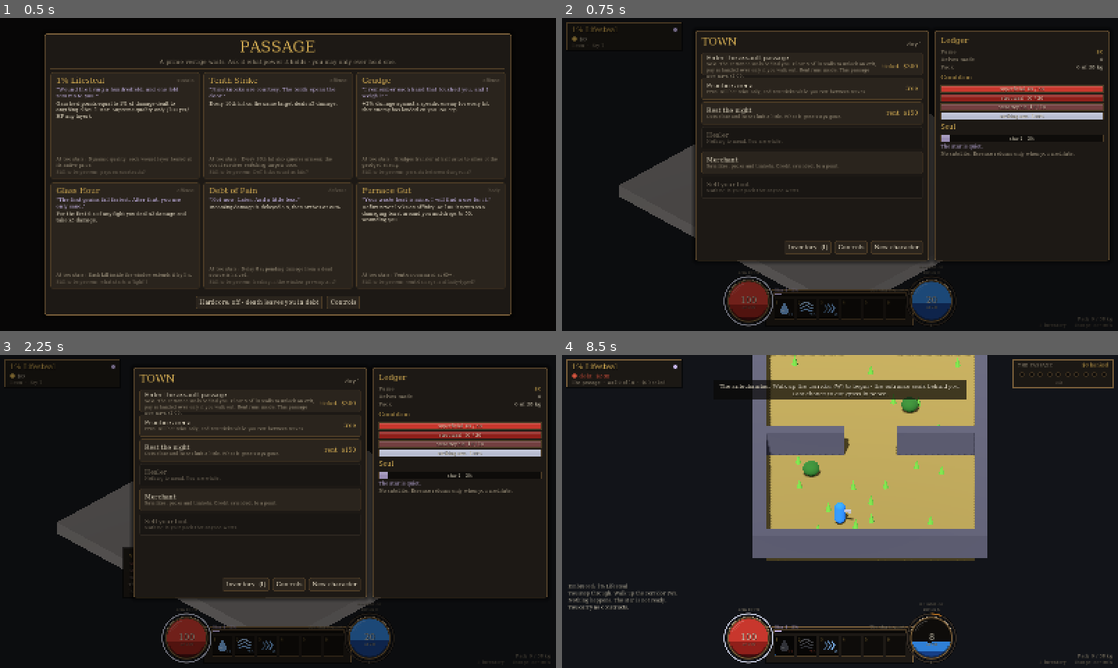
Above: before the commit, frames 1-4 (two rows, left to right).
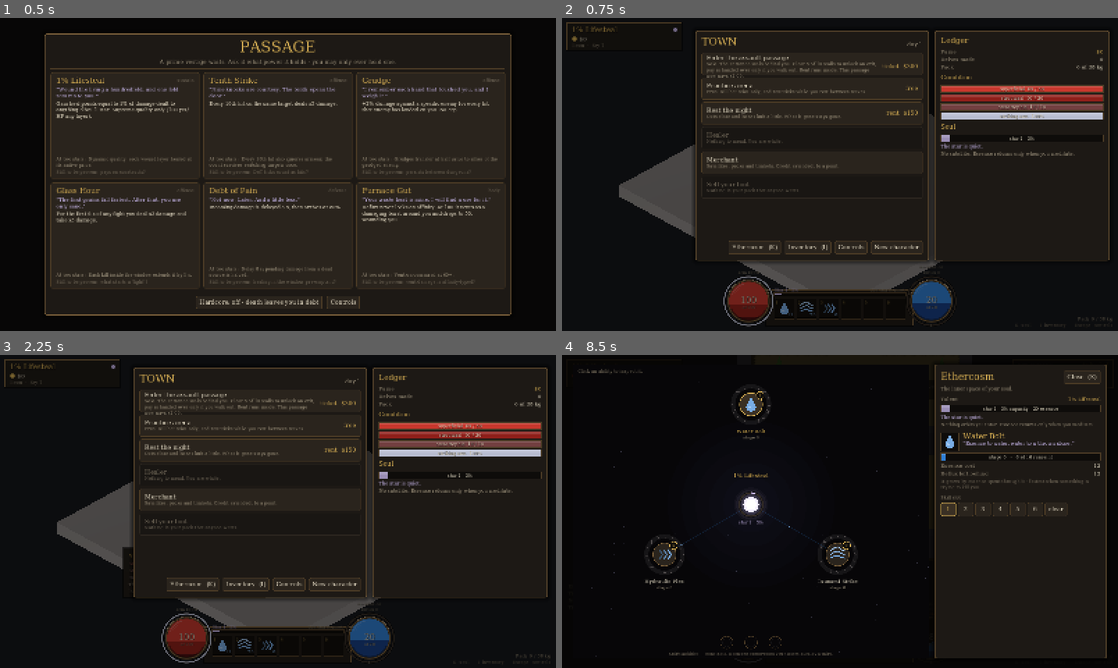
Above: after the commit, the same moments.

Repository: qmsyntax/Ether-Syntax
Game: Godot game, scene res://scenes/main.tscn
Two runs of this game, one before a commit and one after it. Both use one fixed random seed, a clock stepped at 60 frames per second and the inputs below.
Inputs (mouse positions are in pixels of both pictures, inside the frame that each line leads up to):
- Up to frame 1 (0.5 s): no input
- Up to frame 2 (0.75 s): click (684, 124) at 0.52 s
- Up to frame 3 (2.25 s): click "New character" at 1.25 s; click "Continue - 1% Lifesteal, day 1" at 2 s
- Up to frame 4 (8.5 s): click "New character" at 2.75 s; click "Continue - 1% Lifesteal, day 1" at 3.5 s; click (812, 401) at 4.27 s; tap Enter at 5 s; move the mouse to (962, 495) at 5.02 s; hold D (move_right) 5.03-5.75 s; hold T (ascend) 5.03-5.75 s; tap 1 (ability_1) at 5.1 s; click (962, 495) at 5.17 s; drag from (728, 527) to (812, 574) at 5.77 s; move the mouse to (895, 442) at 6.52 s; hold D (move_right) 6.53-7.25 s; hold B (bind) 6.53-7.25 s; click (895, 442) at 6.67 s; tap M (meditate) at 6.8 s; drag from (812, 574) to (673, 464) at 7.27 s; move the mouse to (1006, 558) at 8.02 s; press the mouse at (1006, 558) at 8.03 s; hold A (move_left) from 8.03 s (still down); tap K (ethercosm, bound only after the commit) at 8.3 s

Frame 1 is identical in both runs. In frame 2, 0.1% of the frame differs, in the area x 30-40%, y 71-76%; in frame 3, 0.1%; in frame 4, 33%, in the area x 0-100%, y 0-100%.

Commit message:
feat(ui): ethercosm screen with rune rings and skill-slot assignment (sprint 05a)
Systems index #43 and #44; production/sprints/sprint-05.md.

- The ethercosm: stars at the centre sized by capacity, the satellite in orbit, abilities around them each inside a ring of runes that light as it grows. Completed stages close into gold rings with the bound construct set in as a gem; a full ring waiting for a construct pulses. Three empty spirit-ability sockets.
- Clicking an ability shows its details, bind buttons for matching constructs, and skill-slot buttons.
- Player.assign_slot / unassign_ability: an ability lives on one slot, moving onto an occupied slot swaps; the arrangement is saved.
- Key K (rebindable), a town button, Esc closes, pauses in the field.
- Glyph shapes and layout are original; the books' rune names are not used.

Verified: self-test 109/109, smoke, three bots, screenshots inspected.
NOT verified: clicking with a real mouse.

Co-Authored-By: Claude Opus 5.5 <noreply@anthropic.com>

Diff:
--- a/game/scripts/hud.gd
+++ b/game/scripts/hud.gd
@@ -153,7 +153,7 @@
 	var inv: Inventory = player.get("inventory")
 	_right_text(Vector2(vs.x - 16.0, vs.y - 30.0), "Pack  %d / %d kg" % [int(inv.weight()), int(inv.capacity())],
 		13, UiTheme.BAD if inv.weight() > inv.capacity() * 0.9 else UiTheme.TEXT_DIM)
-	_right_text(Vector2(vs.x - 16.0, vs.y - 12.0), "%s  inventory      %s  controls" % [Keybinds.binding_text("inventory"), Keybinds.binding_text("settings")], 13, UiTheme.TEXT_FAINT)
+	_right_text(Vector2(vs.x - 16.0, vs.y - 12.0), "%s  soul      %s  inventory      %s  controls" % [Keybinds.binding_text("ethercosm"), Keybinds.binding_text("inventory"), Keybinds.binding_text("settings")], 13, UiTheme.TEXT_FAINT)
 
 
 func _draw_slot(r: Rect2, i: int, idx: int, abilities: Array, essence: float, locked: bool) -> void:
--- a/game/scripts/keybinds.gd
+++ b/game/scripts/keybinds.gd
@@ -23,6 +23,7 @@
 	["ascend", "Ascend", "key", KEY_T],
 	["bind", "Bind a construct", "key", KEY_B],
 	["inventory", "Inventory", "key", KEY_I],
+	["ethercosm", "Ethercosm (soul)", "key", KEY_K],
 	["interact", "Use exit / leave", "key", KEY_F],
 	["healer", "Healer", "key", KEY_H],
 	["rest", "Rest", "key", KEY_E],
--- a/game/scripts/main.gd
+++ b/game/scripts/main.gd
@@ -12,6 +12,7 @@
 const ShopScreen := preload("res://scripts/ui/shop_screen.gd")
 const InventoryScreen := preload("res://scripts/ui/inventory_screen.gd")
 const MessageScreen := preload("res://scripts/ui/message_screen.gd")
+const EthercosmScreen := preload("res://scripts/ui/ethercosm_screen.gd")
 
 const CAMERA_OFFSET := Vector3(12.0, 12.0, 12.0)
 const TALENT_CHOICES: Array[String] = [
@@ -181,7 +182,7 @@
 	if event.is_echo():
 		return
 	if event.is_action_pressed("settings"):
-		if screen is ShopScreen or screen is InventoryScreen:
+		if screen is ShopScreen or screen is InventoryScreen or screen is EthercosmScreen:
 			close_screen()
 		else:
 			_open_settings()
@@ -191,6 +192,9 @@
 		return
 	if event.is_action_pressed("inventory"):
 		open_inventory()
+		return
+	if event.is_action_pressed("ethercosm"):
+		open_ethercosm()
 		return
 
 	match state:
@@ -328,6 +332,14 @@
 		_show_screen(InventoryScreen.new(self), state != "town")
 
 
+## Toggle the ethercosm - the view of your soul. Out in the field it pauses the game.
+func open_ethercosm() -> void:
+	if screen is EthercosmScreen:
+		close_screen()
+	elif state != "select" and state != "dead":
+		_show_screen(EthercosmScreen.new(self), state != "town")
+
+
 func start_new_character(index: int) -> void:
 	_select_talent(index)
 	_enter_town()
@@ -879,6 +891,22 @@
 		"inventory":
 			_enter_town()
 			open_inventory()
+		"ethercosm", "ethercosm-2":
+			if which == "ethercosm-2":
+				# a later character: two stars, a bound vestige, a rearranged bar
+				player.call("grow_star", 99.0)
+				player.set("_latent_aura", 1000.0)
+				player.call("try_ascend")
+				player.call("grow_star", 33.0)
+				player.call("bind_construct", 0, 0, 0.0)
+				abilities[0]["progress"] = 45.0
+				abilities[1]["progress"] = 100.0
+				inv.add("paired_mote")
+				inv.equip("paired_mote")
+				player.call("refresh_gear")
+				player.call("assign_slot", 3, 2)
+			_enter_town()
+			open_ethercosm()
 		"hud", "hud-low":
 			_show_screen(null, false)
 			_enter_dungeon()
--- a/game/scripts/player.gd
+++ b/game/scripts/player.gd
@@ -618,6 +618,25 @@
 	_check_death()
 
 
+## Put an ability on a skill slot. An ability lives on one slot at a time; whatever was in the
+## target slot swaps to the slot the ability came from (or leaves the bar if it had none).
+func assign_slot(slot: int, ability_index: int) -> void:
+	if slot < 0 or slot >= hotbar.size() or ability_index < 0 or ability_index >= abilities.size():
+		return
+	var from: int = hotbar.find(ability_index)
+	var displaced: int = hotbar[slot]
+	hotbar[slot] = ability_index
+	if from >= 0 and from != slot:
+		hotbar[from] = displaced
+
+
+## Take an ability off the skill bar.
+func unassign_ability(ability_index: int) -> void:
+	var at: int = hotbar.find(ability_index)
+	if at >= 0:
+		hotbar[at] = -1
+
+
 ## Damage multiplier an ability gets from its stage.
 func ability_damage_mult(stage: int) -> float:
 	return 1.0 + GameData.num("abilities", "stage_damage_bonus") * float(stage)
--- /dev/null
+++ b/game/scripts/ui/ethercosm_screen.gd
@@ -0,0 +1,328 @@
+extends UiScreen
+## The ethercosm: the inner space of the soul (design/01 LAW 2, LAW 4c).
+##   centre      - your stars. Each is an essence tank; its size and ring show its capacity.
+##   in orbit    - your satellite, if you wear one.
+##   around them - your abilities. Each sits inside a ring of runes: the runechain that defines
+##                 it. Runes light as the ability grows; a completed stage closes into a solid
+##                 ring with the bound construct set into it as a gem; a full ring waiting for a
+##                 construct pulses.
+##   below       - the three sockets for spirit abilities (not obtainable yet).
+## Click an ability to see it, bind a construct into it, or assign it to a skill slot.
+##
+## The rune glyphs are original marks generated per ability - they are not the books' alphabet.
+
+const RUNES_PER_STAGE := 16
+
+var selected := 0
+var _cosmos: Cosmos
+var _detail: VBoxContainer
+
+
+func backdrop() -> float:
+	return 0.9
+
+
+func close_actions() -> Array[String]:
+	return ["ethercosm", "settings"]
+
+
+func build(root: Control) -> void:
+	var abilities: Array = player.get("abilities")
+	selected = clampi(selected, 0, maxi(0, abilities.size() - 1))
+
+	_cosmos = Cosmos.new(self)
+	_cosmos.anchor_left = 0.02
+	_cosmos.anchor_top = 0.03
+	_cosmos.anchor_right = 0.66
+	_cosmos.anchor_bottom = 0.97
+	_cosmos.offset_left = 0
+	_cosmos.offset_top = 0
+	_cosmos.offset_right = 0
+	_cosmos.offset_bottom = 0
+	root.add_child(_cosmos)
+
+	_detail = framed(root, 0.67, 0.03, 0.98, 0.97)
+	_detail.add_theme_constant_override("separation", 7)
+	_build_detail()
+
+
+func select(index: int) -> void:
+	selected = index
+	for c: Node in _detail.get_children():
+		c.queue_free()
+	_build_detail()
+
+
+# --- right-hand panel --------------------------------------------------------------------
+
+func _build_detail() -> void:
+	var box: VBoxContainer = _detail
+	var head := HBoxContainer.new()
+	box.add_child(head)
+	var title := UiTheme.heading("Ethercosm", 28)
+	title.size_flags_horizontal = Control.SIZE_EXPAND_FILL
+	head.add_child(title)
+	head.add_child(UiWidgets.small_button("Close  (%s)" % Keybinds.binding_text("ethercosm"), func() -> void: game.call("close_screen")))
+	box.add_child(UiTheme.body("The inner space of your soul.", 14, UiTheme.TEXT_DIM))
+	box.add_child(UiTheme.rule())
+
+	# the soul at a glance
+	var t: Dictionary = player.get("talent")
+	box.add_child(UiWidgets.stat_row("Talent", str(t.get("name", "?")), UiTheme.GOLD))
+	var pcts: Array = player.get("star_pct")
+	for i: int in pcts.size():
+		box.add_child(UiWidgets.Bar.new(float(pcts[i]) / 99.0, UiTheme.STAR.darkened(0.25),
+			"star %d   %d%% capacity   %d essence" % [i + 1, int(float(pcts[i])), int(GameData.num("stars", "full_tank") * float(pcts[i]) / 100.0)], 22.0))
+	box.add_child(UiTheme.body(str(player.call("aura_read")), 14, UiTheme.STAR))
+	var rate: float = float(player.get("satellite_rate"))
+	box.add_child(UiTheme.body(("A satellite orbits your star: +%d essence a second." % int(rate)) if rate > 0.0
+		else "Nothing orbits your star. Essence returns only when you meditate.", 13, UiTheme.TEXT_DIM))
+	box.add_child(UiTheme.rule())
+
+	var abilities: Array = player.get("abilities")
+	if abilities.is_empty():
+		box.add_child(UiTheme.body("You know no abilities.", 15, UiTheme.TEXT_FAINT))
+		return
+	var st: Dictionary = abilities[selected]
+	var ab: Dictionary = player.call("ability_stats", st)
+	var name_row := HBoxContainer.new()
+	name_row.add_theme_constant_override("separation", 12)
+	box.add_child(name_row)
+	name_row.add_child(UiWidgets.Icon.new(str(ab.get("icon", "drop")), UiTheme.ESSENCE.lightened(0.35), 52.0))
+	var name_col := VBoxContainer.new()
+	name_col.size_flags_horizontal = Control.SIZE_EXPAND_FILL
+	name_col.add_theme_constant_override("separation", 1)
+	name_row.add_child(name_col)
+	name_col.add_child(UiTheme.heading(str(ab.get("name", "?")), 22))
+	name_col.add_child(UiTheme.body("\"%s\"" % str(ab.get("verse", "")), 14, UiTheme.STAR))
+
+	var need: String = str(player.call("pending_tier", st))
+	box.add_child(UiWidgets.Bar.new(float(st["progress"]) / 100.0, UiTheme.GOLD if need != "" else UiTheme.ESSENCE,
+		("stage %d   -   runechain complete, needs a %s" % [int(st["stage"]), need]) if need != ""
+		else "stage %d   -   %d of %d runes lit" % [int(st["stage"]), int(float(st["progress"]) / 100.0 * RUNES_PER_STAGE), RUNES_PER_STAGE], 22.0))
+	box.add_child(UiWidgets.stat_row("Essence cost", "%d" % int(round(float(ab.get("cost", 0.0))))))
+	box.add_child(UiWidgets.stat_row("Reflux left behind", "%d" % int(round(float(ab.get("cost", 0.0)) * float(ab.get("reflux_per_cost", 1.0))))))
+	box.add_child(UiTheme.body("It grows by essence spent through it - fastest when something is trying to kill you.", 13, UiTheme.TEXT_FAINT))
+
+	var bound: Array = st.get("bound", [])
+	for up: Dictionary in bound:
+		var c: Dictionary = GameData.concept(str(up["concept"]))
+		box.add_child(UiTheme.body("Bound at stage %d:  %s of %s" % [int(up["stage"]), str(up["tier"]), str(c.get("label", up["concept"]))], 14, UiTheme.STAR))
+
+	# binding
+	var held: Array = player.get("constructs")
+	if need != "":
+		var any := false
+		for ci: int in held.size():
+			if str(held[ci]["tier"]) == need:
+				any = true
+				var label: String = str(GameData.concept(str(held[ci]["concept"])).get("label", held[ci]["concept"]))
+				box.add_child(UiWidgets.small_button("Bind the %s of %s   (irreversible, may fail)" % [need, label], func() -> void:
+					player.call("bind_construct", selected, ci)
+					rebuild()))
+		if not any:
+			box.add_child(UiTheme.body("You carry no %s to bind." % need, 13, UiTheme.BAD))
+
+	# hotbar assignment
+	box.add_child(UiTheme.rule())
+	box.add_child(UiTheme.body("Skill slot", 13, UiTheme.TEXT_DIM))
+	var hotbar: Array = player.get("hotbar")
+	var slots := HBoxContainer.new()
+	slots.add_theme_constant_override("separation", 6)
+	box.add_child(slots)
+	for i: int in hotbar.size():
+		var here: bool = int(hotbar[i]) == selected
+		var b: Button = UiWidgets.small_button(Keybinds.binding_text("ability_%d" % (i + 1)), func() -> void:
+			player.call("assign_slot", i, selected)
+			game.call("save_now")
+			rebuild())
+		b.custom_minimum_size = Vector2(44, 40)
+		if here:
+			b.add_theme_stylebox_override("normal", UiTheme.box(Color("3a3024"), UiTheme.GOLD, 2, 4, 10))
+			b.add_theme_color_override("font_color", UiTheme.GOLD)
+		slots.add_child(b)
+	slots.add_child(UiWidgets.small_button("clear", func() -> void:
+		player.call("unassign_ability", selected)
+		game.call("save_now")
+		rebuild()))
+
+	var spacer := Control.new()
+	spacer.size_flags_vertical = Control.SIZE_EXPAND_FILL
+	box.add_child(spacer)
+	if not held.is_empty():
+		var names: Array[String] = []
+		for c2: Dictionary in held:
+			names.append("%s of %s" % [str(c2["tier"]), str(GameData.concept(str(c2["concept"])).get("label", c2["concept"]))])
+		box.add_child(UiTheme.body("Constructs carried:  " + ", ".join(names), 13, UiTheme.GOLD))
+
+
+# --- the drawn soul --------------------------------------------------------------------------
+
+class Cosmos extends Control:
+	var screen: Control
+	var _time := 0.0
+	var _nodes: Array = []          # [{pos, r, index}] for click testing
+	var _hover := -1
+
+	func _init(owner_screen: Control) -> void:
+		screen = owner_screen
+		mouse_filter = Control.MOUSE_FILTER_STOP
+		process_mode = Node.PROCESS_MODE_ALWAYS
+
+	func _process(delta: float) -> void:
+		_time += delta
+		var m: Vector2 = get_local_mouse_position()
+		_hover = -1
+		for n: Dictionary in _nodes:
+			if m.distance_to(n["pos"]) <= float(n["r"]):
+				_hover = int(n["index"])
+		queue_redraw()
+
+	func _gui_input(event: InputEvent) -> void:
+		var mb := event as InputEventMouseButton
+		if mb != null and mb.pressed and mb.button_index == MOUSE_BUTTON_LEFT and _hover >= 0:
+			screen.call("select", _hover)
+			accept_event()
+
+	func _draw() -> void:
+		var player: Node = screen.get("player")
+		var c: Vector2 = size * 0.5 + Vector2(0, -20.0)
+		_draw_void(c)
+
+		var abilities: Array = player.get("abilities")
+		var orbit: float = minf(size.x, size.y) * 0.34
+		_nodes.clear()
+		# channels first, so nodes sit on top of them
+		for i: int in abilities.size():
+			var a: float = -PI / 2.0 + TAU * float(i) / float(maxi(1, abilities.size()))
+			var p: Vector2 = c + Vector2(cos(a), sin(a)) * orbit
+			draw_line(c, p, Color(UiTheme.ESSENCE, 0.18), 2.0, true)
+			var t: float = fmod(_time * 0.35 + float(i) * 0.37, 1.0)
+			draw_circle(c.lerp(p, t), 2.5, Color(UiTheme.ESSENCE.lightened(0.4), 0.7 * sin(t * PI)))
+
+		_draw_stars(player, c)
+		_draw_satellite(player, c)
+
+		for i: int in abilities.size():
+			var a2: float = -PI / 2.0 + TAU * float(i) / float(maxi(1, abilities.size()))
+			var p2: Vector2 = c + Vector2(cos(a2), sin(a2)) * orbit
+			_draw_ability(player, abilities[i], i, p2)
+			_nodes.append({"pos": p2, "r": 66.0, "index": i})
+
+		_draw_spirit_sockets(Vector2(c.x, size.y - 46.0))
+		UiDraw.text(self, Vector2(14.0, 24.0), "Click an ability to inspect it.", 13, UiTheme.TEXT_FAINT)
+
+	func _draw_void(c: Vector2) -> void:
+		draw_rect(Rect2(Vector2.ZERO, size), Color("070608"))
+		draw_rect(Rect2(Vector2.ZERO, size), UiTheme.BRONZE_DIM, false, 1.0)
+		# faint dust, fixed per position so it does not swim
+		var rng := RandomNumberGenerator.new()
+		rng.seed = 9173
+		for i: int in 110:
+			var p := Vector2(rng.randf() * size.x, rng.randf() * size.y)
+			var tw: float = 0.25 + 0.2 * sin(_time * (0.5 + rng.randf()) + rng.randf() * TAU)
+			draw_circle(p, 0.6 + rng.randf() * 1.1, Color(0.8, 0.8, 1.0, tw * 0.5))
+		for k: int in 5:
+			draw_circle(c, 240.0 - k * 40.0, Color(0.25, 0.28, 0.5, 0.025))
+
+	func _draw_stars(player: Node, c: Vector2) -> void:
+		var pcts: Array = player.get("star_pct")
+		var n: int = pcts.size()
+		for i: int in n:
+			var off := Vector2((float(i) - float(n - 1) * 0.5) * 124.0, 0.0)
+			var p: Vector2 = c + off
+			var frac: float = float(pcts[i]) / 99.0
+			var r: float = 16.0 + 26.0 * sqrt(frac)          # a baby star is visibly small
+			var pulse: float = 1.0 + 0.04 * sin(_time * 2.0 + float(i))
+			for g: int in 5:
+				draw_circle(p, r * pulse * (2.2 - g * 0.25), Color(UiTheme.STAR, 0.035 + g * 0.012))
+			draw_circle(p, r * pulse, Color("f4efff"))
+			draw_circle(p, r * pulse * 0.72, Color(1, 1, 1))
+			UiDraw.ring(self, p, r + 12.0, frac, UiTheme.STAR)
+			UiDraw.text(self, Vector2(p.x - 60.0, p.y + r + 34.0), "star %d   %d%%" % [i + 1, int(float(pcts[i]))], 13, UiTheme.STAR, HORIZONTAL_ALIGNMENT_CENTER, 120.0)
+		var t: Dictionary = player.get("talent")
+		UiDraw.text(self, Vector2(c.x - 200.0, c.y - 78.0), str(t.get("name", "")), 16, UiTheme.GOLD, HORIZONTAL_ALIGNMENT_CENTER, 400.0)
+
+	func _draw_satellite(player: Node, c: Vector2) -> void:
+		var rate: float = float(player.get("satellite_rate"))
+		if rate <= 0.0:
+			return
+		var rx := 118.0 + 62.0 * float((player.get("star_pct") as Array).size() - 1)
+		var ry := 46.0
+		var prev := c + Vector2(rx, 0.0)
+		for i: int in range(1, 49):
+			var a: float = TAU * float(i) / 48.0
+			var p := c + Vector2(cos(a) * rx, sin(a) * ry)
+			draw_line(prev, p, Color(UiTheme.GOLD, 0.22), 1.0, true)
+			prev = p
+		var a2: float = _time * 0.9
+		var s := c + Vector2(cos(a2) * rx, sin(a2) * ry)
+		draw_circle(s, 9.0, Color(UiTheme.GOLD, 0.25))
+		draw_circle(s, 5.0, UiTheme.GOLD.lightened(0.3))
+		UiDraw.text(self, s + Vector2(10.0, -8.0), "+%d/s" % int(rate), 12, UiTheme.GOLD)
+
+	func _draw_ability(player: Node, st: Dictionary, index: int, p: Vector2) -> void:
+		var ab: Dictionary = player.call("ability_stats", st)
+		var is_selected: bool = index == int(screen.get("selected"))
+		var need: String = str(player.call("pending_tier", st))
+		var stage: int = int(st["stage"])
+		var lit: int = int(float(st["progress"]) / 100.0 * RUNES_PER_STAGE)
+		var ring_r := 52.0
+
+		# completed stages: solid rings, each with its bound construct set in as a gem
+		var bound: Array = st.get("bound", [])
+		for s: int in stage:
+			var rr: float = ring_r + 12.0 + s * 9.0
+			draw_arc(p, rr, 0, TAU, 64, UiTheme.GOLD.darkened(0.25), 2.0, true)
+			if s < bound.size():
+				var ga: float = -PI / 2.0 + s * 0.5
+				UiDraw.icon(self, "gem", p + Vector2(cos(ga), sin(ga)) * rr, 13.0, UiTheme.STAR if str(bound[s]["tier"]) != "vestige" else UiTheme.GOLD)
+
+		# the current runechain
+		draw_arc(p, ring_r, 0, TAU, 64, Color(1, 1, 1, 0.06), 12.0, true)
+		var rng := RandomNumberGenerator.new()
+		for i: int in RUNES_PER_STAGE:
+			var a: float = -PI / 2.0 + TAU * float(i) / float(RUNES_PER_STAGE)
+			var on: bool = i < lit
+			var col: Color = (UiTheme.GOLD if need != "" else UiTheme.ESSENCE.lightened(0.45)) if on else Color(0.32, 0.3, 0.3)
+			if need != "":
+				col = col.lerp(Color(1, 1, 1), 0.25 + 0.25 * sin(_time * 4.0 + float(i) * 0.4))
+			rng.seed = hash(str(st["id"])) + stage * 977 + i * 31
+			_draw_rune(p + Vector2(cos(a), sin(a)) * ring_r, a + PI / 2.0, rng, col, on)
+
+		# the ability itself
+		draw_circle(p, 36.0, Color(0, 0, 0, 0.7))
+		draw_circle(p, 33.0, UiTheme.PANEL_HI if not is_selected else Color("3a3024"))
+		draw_arc(p, 33.0, 0, TAU, 48, UiTheme.GOLD if (is_selected or _hover == index) else UiTheme.BRONZE, 2.0 if is_selected else 1.5, true)
+		UiDraw.icon(self, str(ab.get("icon", "drop")), p, 34.0, UiTheme.ESSENCE.lightened(0.35))
+		UiDraw.text(self, Vector2(p.x - 110.0, p.y + ring_r + 30.0 + stage * 9.0), str(ab.get("name", "?")), 15, UiTheme.TEXT if not is_selected else UiTheme.GOLD, HORIZONTAL_ALIGNMENT_CENTER, 220.0)
+		var sub: String = ("needs a %s" % need) if need != "" else "stage %d" % stage
+		UiDraw.text(self, Vector2(p.x - 110.0, p.y + ring_r + 47.0 + stage * 9.0), sub, 12, UiTheme.GOLD if need != "" else UiTheme.TEXT_DIM, HORIZONTAL_ALIGNMENT_CENTER, 220.0)
+		# which skill slot it sits in
+		var hotbar: Array = player.get("hotbar")
+		var slot: int = hotbar.find(index)
+		if slot >= 0:
+			var kp := p + Vector2(26.0, -26.0)
+			draw_circle(kp, 11.0, UiTheme.INSET)
+			draw_arc(kp, 11.0, 0, TAU, 20, UiTheme.GOLD, 1.5, true)
+			UiDraw.text(self, Vector2(kp.x - 11.0, kp.y + 5.0), Keybinds.binding_text("ability_%d" % (slot + 1)), 13, UiTheme.GOLD, HORIZONTAL_ALIGNMENT_CENTER, 22.0)
+
+	## One original glyph: a few strokes between points of a 3x3 grid, rotated to face outward.
+	func _draw_rune(at: Vector2, angle: float, rng: RandomNumberGenerator, col: Color, lit: bool) -> void:
+		draw_set_transform(at, angle, Vector2.ONE)
+		var cell := 3.6
+		var last := Vector2i(rng.randi_range(0, 2), rng.randi_range(0, 2))
+		for k: int in rng.randi_range(2, 4):
+			var nxt := Vector2i(rng.randi_range(0, 2), rng.randi_range(0, 2))
+			if nxt == last:
+				nxt = Vector2i((last.x + 1) % 3, (last.y + 2) % 3)
+			draw_line(Vector2(last.x - 1, last.y - 1) * cell, Vector2(nxt.x - 1, nxt.y - 1) * cell, col, 1.6 if lit else 1.0, true)
+			last = nxt
+		draw_set_transform(Vector2.ZERO, 0.0, Vector2.ONE)
+
+	func _draw_spirit_sockets(at: Vector2) -> void:
+		for i: int in 3:
+			var p := at + Vector2((float(i) - 1.0) * 70.0, 0.0)
+			draw_arc(p, 18.0, 0, TAU, 32, UiTheme.BRONZE_DIM, 1.5, true)
+			draw_arc(p, 12.0, 0, TAU, 24, Color(1, 1, 1, 0.05), 1.0, true)
+		UiDraw.text(self, Vector2(at.x - 300.0, at.y + 36.0), "Spirit abilities  -  none held. Each one compresses your latent aura by a third.", 12, UiTheme.TEXT_FAINT, HORIZONTAL_ALIGNMENT_CENTER, 600.0)
--- a/game/scripts/ui/town_screen.gd
+++ b/game/scripts/ui/town_screen.gd
@@ -60,6 +60,7 @@
 	var foot := HBoxContainer.new()
 	foot.alignment = BoxContainer.ALIGNMENT_END
 	left.add_child(foot)
+	foot.add_child(UiWidgets.small_button("Ethercosm  (%s)" % Keybinds.binding_text("ethercosm"), func() -> void: game.call("open_ethercosm")))
 	foot.add_child(UiWidgets.small_button("Inventory  (%s)" % Keybinds.binding_text("inventory"), func() -> void: game.call("open_inventory")))
 	foot.add_child(UiWidgets.small_button("Controls", func() -> void: game.call("open_settings")))
 	foot.add_child(UiWidgets.small_button("New character", func() -> void: game.call("new_character")))
--- a/game/tests/selftest.gd
+++ b/game/tests/selftest.gd
@@ -23,6 +23,7 @@
 	_test_stars()
 	await _test_click_melee()
 	await _test_inventory()
+	_test_slot_assignment()
 	print("SELFTEST: %d passed, %d failed" % [_passed, _failed])
 	get_tree().quit(1 if _failed > 0 else 0)
 
@@ -442,22 +443,45 @@
 	q.queue_free()
 
 
+func _test_slot_assignment() -> void:
+	print("skill slots:")
+	var p := _new_player("tenth_strike")
+	var hb: Array = p.get("hotbar")
+	_check("the starting loadout fills slots 1-3", int(hb[0]) == 0 and int(hb[1]) == 1 and int(hb[2]) == 2 and int(hb[3]) == -1)
+	p.call("assign_slot", 4, 2)
+	_check("moving an ability to an empty slot leaves its old slot empty", int(hb[4]) == 2 and int(hb[2]) == -1)
+	p.call("assign_slot", 0, 2)
+	_check("moving onto an occupied slot swaps the two", int(hb[0]) == 2 and int(hb[4]) == 0)
+	_check("an ability never sits on two slots", hb.count(0) == 1 and hb.count(1) == 1 and hb.count(2) == 1)
+	p.call("unassign_ability", 1)
+	_check("an ability can be taken off the bar", hb.find(1) == -1)
+	p.call("assign_slot", 99, 0)
+	p.call("assign_slot", 0, 99)
+	_check("nonsense slot or ability numbers are ignored", int(hb[0]) == 2)
+	var q := _new_player()
+	q.call("from_save", p.call("to_save"))
+	var qhb: Array = q.get("hotbar")
+	_check("the arrangement survives saving", int(qhb[0]) == 2 and int(qhb[4]) == 0 and qhb.find(1) == -1)
+	p.queue_free()
+	q.queue_free()
+
+
 func _test_keybinds() -> void:
 	print("keybinds:")
 	Keybinds.reset_defaults()
 	_check("defaults registered", Keybinds.binding_text("ability_1") == "1" and Keybinds.binding_text("ability_6") == "6" and Keybinds.binding_text("strike") == "LMB")
 	var g := InputEventKey.new()
-	g.physical_keycode = KEY_K
+	g.physical_keycode = KEY_J
 	var displaced: String = Keybinds.rebind("ability_1", g)
-	_check("rebind changes the binding", Keybinds.binding_text("ability_1") == "K" and displaced == "")
+	_check("rebind changes the binding", Keybinds.binding_text("ability_1") == "J" and displaced == "")
 	var displaced2: String = Keybinds.rebind("ascend", g)
-	_check("a key held by another action is taken from it", displaced2 == "ability_1" and Keybinds.binding_text("ability_1") == "(none)" and Keybinds.binding_text("ascend") == "K")
+	_check("a key held by another action is taken from it", displaced2 == "ability_1" and Keybinds.binding_text("ability_1") == "(none)" and Keybinds.binding_text("ascend") == "J")
 	var mmb := InputEventMouseButton.new()
 	mmb.button_index = MOUSE_BUTTON_MIDDLE
 	Keybinds.rebind("meditate", mmb)
 	_check("mouse buttons bind too", Keybinds.binding_text("meditate") == "MMB")
 	Keybinds.call("_load")
-	_check("bindings survive a save/load round trip", Keybinds.binding_text("ascend") == "K" and Keybinds.binding_text("meditate") == "MMB")
+	_check("bindings survive a save/load round trip", Keybinds.binding_text("ascend") == "J" and Keybinds.binding_text("meditate") == "MMB")
 	Keybinds.reset_defaults()
 	_check("reset restores defaults", Keybinds.binding_text("ability_1") == "1" and Keybinds.binding_text("ascend") == "T" and Keybinds.binding_text("meditate") == "M")
 
Not shown, added: game/scripts/ui/ethercosm_screen.gd.uid
Not shown, added: production/sprints/sprint-05.md
